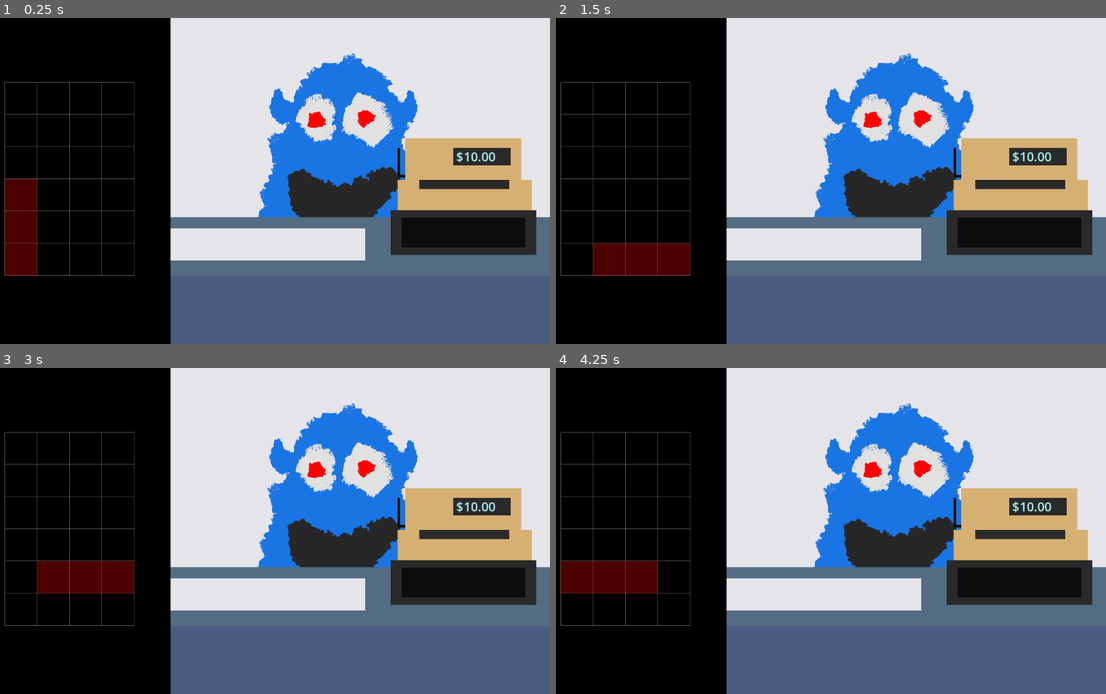
Above: before the commit, frames 1-4 (two rows, left to right).
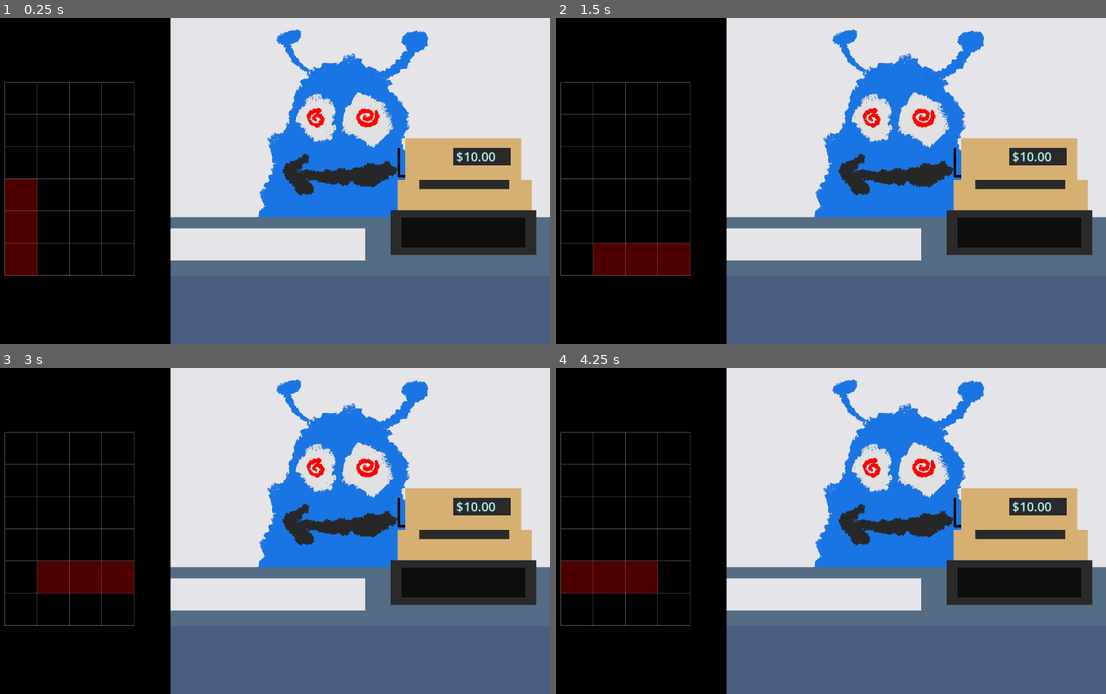
Above: after the commit, the same moments.

Repository: BigBarfEaterBBE/supermarket_simulator
Game: Godot game, scene res://supermarket simulator/scenes/game.tscn
Two runs of this game, one before a commit and one after it. Both use one fixed random seed, a clock stepped at 60 frames per second and the inputs below.
Inputs:
- Up to frame 1 (0.25 s): no input
- Up to frame 2 (1.5 s): tap Enter at 0.5 s; hold D (move_right) 0.53-1.28 s; hold Space (place_block) 0.53-1.28 s; hold S (move_down) from 1.28 s (still down); tap R (rotate) at 1.35 s
- Up to frame 3 (3 s): tap Enter at 2 s; release S (move_down) at 2.03 s; hold D (move_right) 2.03-2.78 s; tap Alt at 2.1 s; tap Space (place_block) at 2.75 s; hold W (move_up) from 2.78 s (still down); tap Shift at 2.85 s
- Up to frame 4 (4.25 s): tap Enter at 3.5 s; release W (move_up) at 3.53 s; hold A (move_left) from 3.53 s (still down); hold Space (place_block) from 3.53 s (still down)

The runs differ from the first frame. In frame 1, 3.9% of the frame differs, in the area x 48-78%, y 3-62%; in frame 2, 3.9%; in frame 3, 3.9%; in frame 4, 3.9%.

Commit message:
2/4 4:25 PM added random composite sprite generator for the alien shopper

Diff:
--- a/supermarket simulator/scenes/alien.tscn
+++ b/supermarket simulator/scenes/alien.tscn
@@ -1,14 +1,16 @@
-[gd_scene load_steps=6 format=3 uid="uid://bwyo5dop10dg7"]
+[gd_scene load_steps=7 format=3 uid="uid://bwyo5dop10dg7"]
 
-[ext_resource type="Texture2D" uid="uid://bb1r1inu53bkq" path="res://supermarket simulator/assets/IMG_7047.png" id="1_wkl0r"]
-[ext_resource type="Texture2D" uid="uid://dmkusffuieh7i" path="res://supermarket simulator/assets/IMG_7048.png" id="2_w31xa"]
-[ext_resource type="Texture2D" uid="uid://dc4vsekjocsbp" path="res://supermarket simulator/assets/IMG_7049.png" id="3_2dawv"]
-[ext_resource type="Texture2D" uid="uid://cof1dy6w7icu6" path="res://supermarket simulator/assets/IMG_7055.png" id="4_2dawv"]
-[ext_resource type="Texture2D" uid="uid://icwh5vpaggmh" path="res://supermarket simulator/assets/IMG_7052.png" id="5_iuuuq"]
+[ext_resource type="Script" uid="uid://depw00h53ygoi" path="res://supermarket simulator/scripts/alien.gd" id="1_iuuuq"]
+[ext_resource type="Texture2D" uid="uid://bb1r1inu53bkq" path="res://supermarket simulator/assets/body0.png" id="1_wkl0r"]
+[ext_resource type="Texture2D" uid="uid://dmkusffuieh7i" path="res://supermarket simulator/assets/eyes0.png" id="2_w31xa"]
+[ext_resource type="Texture2D" uid="uid://dc4vsekjocsbp" path="res://supermarket simulator/assets/ears1.png" id="3_2dawv"]
+[ext_resource type="Texture2D" uid="uid://cof1dy6w7icu6" path="res://supermarket simulator/assets/pupil1.png" id="4_2dawv"]
+[ext_resource type="Texture2D" uid="uid://icwh5vpaggmh" path="res://supermarket simulator/assets/mouth1.png" id="5_iuuuq"]
 
 [node name="Alien" type="Node2D"]
+script = ExtResource("1_iuuuq")
 
-[node name="Base" type="Sprite2D" parent="."]
+[node name="Body" type="Sprite2D" parent="."]
 texture = ExtResource("1_wkl0r")
 
 [node name="Eyes" type="Sprite2D" parent="."]
--- /dev/null
+++ b/supermarket simulator/scripts/alien.gd
@@ -0,0 +1,43 @@
+extends Node2D
+
+@onready var bodySprite := $Body
+@onready var eyesSprite := $Eyes
+@onready var earsSprite := $Ears
+@onready var pupilsSprite := $Pupils
+@onready var mouthSprite := $Mouth
+
+const bodies = {
+	0: preload("res://supermarket simulator/assets/body0.png")
+}
+
+const ears = {
+	0: preload("res://supermarket simulator/assets/ears0.png"),
+	1: preload("res://supermarket simulator/assets/ears0.png"),
+	2: preload("res://supermarket simulator/assets/ears2.png")
+}
+
+const eyes = {
+	0: preload("res://supermarket simulator/assets/eyes0.png")
+}
+
+const mouths = {
+	0: preload("res://supermarket simulator/assets/mouth0.png"),
+	1: preload("res://supermarket simulator/assets/mouth1.png"),
+	2: preload("res://supermarket simulator/assets/mouth2.png")
+}
+
+const pupils = {
+	0: preload("res://supermarket simulator/assets/pupil0.png"),
+	1: preload("res://supermarket simulator/assets/pupil1.png"),
+	2: preload("res://supermarket simulator/assets/pupil2.png")
+}
+
+var rng = RandomNumberGenerator.new()
+
+# Called when the node enters the scene tree for the first time.
+func _ready() -> void:
+	bodySprite.texture = bodies[rng.randi_range(0,bodies.size()-1)]
+	eyesSprite.texture = eyes[rng.randi_range(0,eyes.size()-1)]
+	earsSprite.texture = ears[rng.randi_range(0,ears.size()-1)]
+	pupilsSprite.texture = pupils[rng.randi_range(0,pupils.size()-1)]
+	mouthSprite.texture = mouths[rng.randi_range(0,mouths.size()-1)]
Renamed: supermarket simulator/assets/IMG_7047.png -> supermarket simulator/assets/body0.png
Not shown, changed: supermarket simulator/assets/body0.png.import
Renamed: supermarket simulator/assets/IMG_7051.png -> supermarket simulator/assets/ears0.png
Not shown, changed: supermarket simulator/assets/ears0.png.import
Renamed: supermarket simulator/assets/IMG_7049.png -> supermarket simulator/assets/ears1.png
Not shown, changed: supermarket simulator/assets/ears1.png.import
Renamed: supermarket simulator/assets/IMG_7050.png -> supermarket simulator/assets/ears2.png
Not shown, changed: supermarket simulator/assets/ears2.png.import
Renamed: supermarket simulator/assets/IMG_7048.png -> supermarket simulator/assets/eyes0.png
Not shown, changed: supermarket simulator/assets/eyes0.png.import
Renamed: supermarket simulator/assets/IMG_7054.png -> supermarket simulator/assets/mouth0.png
Not shown, changed: supermarket simulator/assets/mouth0.png.import
(and 11 more such lines)
